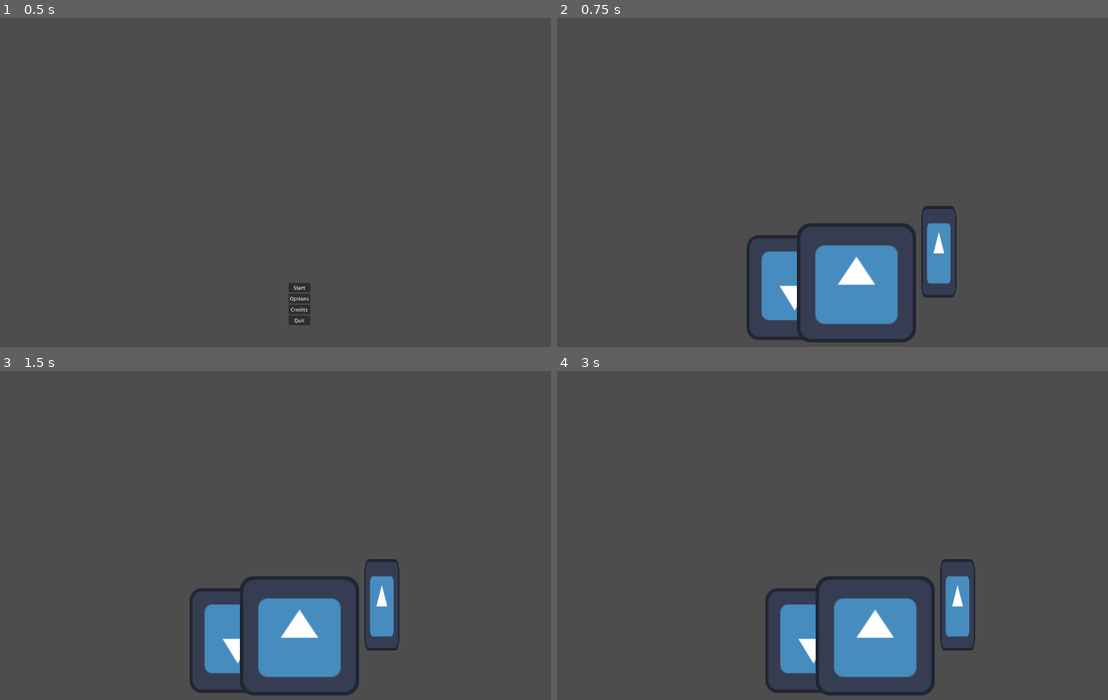
Above: before the commit, frames 1-4 (two rows, left to right).
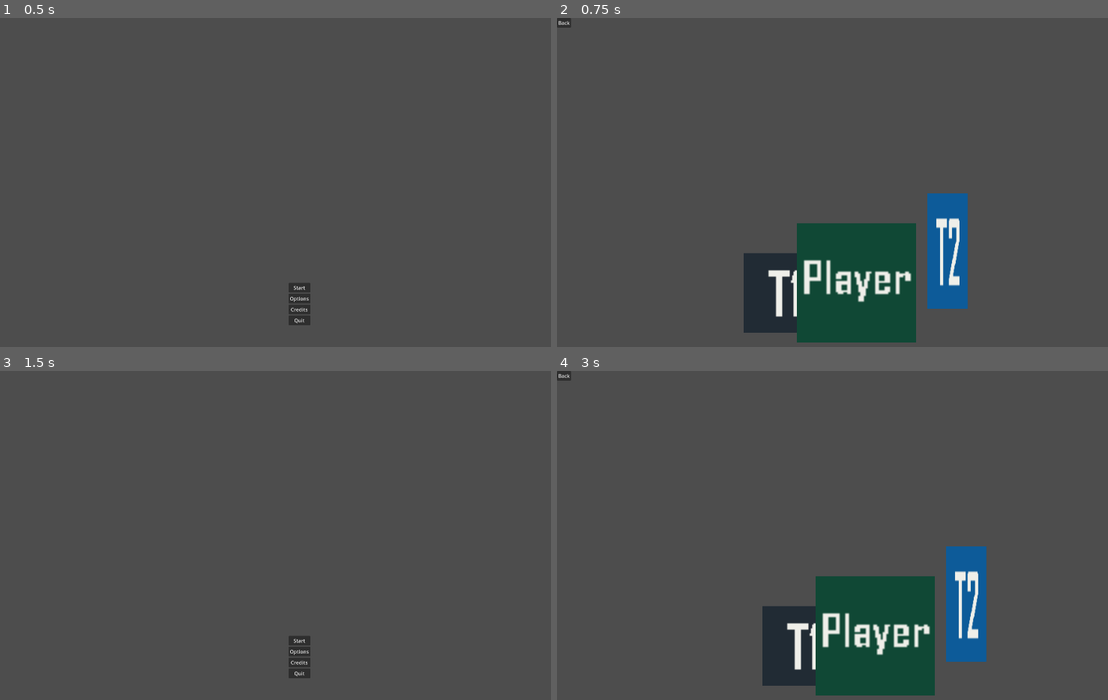
Above: after the commit, the same moments.

Repository: sentientfish/brackygamejam20251
Game: Godot game, scene res://scenes/menu.tscn
The game is run twice, just before and just after one commit, with the same random seed, the same clock (stepped at 60 frames per second) and the same inputs. The engine's default icon, where the game draws it, is replaced by a stand-in: a white triangle on a blue panel in a dark square.
Inputs (mouse positions are in pixels of both pictures, inside the frame that each line leads up to):
- Up to frame 1 (0.5 s): no input
- Up to frame 2 (0.75 s): click "Start" at 0.5 s
- Up to frame 3 (1.5 s): click (5, 374) at 1.25 s, where only the run after the commit has a clickable "Back"
- Up to frame 4 (3 s): click (854, 640) at 2 s, where only the run after the commit has a clickable "Start"; tap Enter at 2.75 s; hold D (move_right) from 2.78 s (still down)

Frame 1 is identical in both runs. In frame 2, 13% of the frame differs, in the area x 0-75%, y 0-99%; in frame 3, 7.3%; in frame 4, 13%, in the area x 0-78%, y 0-99%.

Commit message:
use temp sprites

Diff:
--- a/scenes/arena.tscn
+++ b/scenes/arena.tscn
@@ -1,8 +1,10 @@
-[gd_scene load_steps=2 format=3 uid="uid://cuaglt8wdr002"]
+[gd_scene load_steps=3 format=3 uid="uid://cuaglt8wdr002"]
 
 [ext_resource type="PackedScene" uid="uid://ch8wdr4iyy5qv" path="res://scenes/player.tscn" id="1_1kr8c"]
+[ext_resource type="Script" path="res://scripts/arena.gd" id="1_om0ey"]
 
 [node name="Arena" type="Node2D"]
+script = ExtResource("1_om0ey")
 
 [node name="MarginContainer" type="MarginContainer" parent="."]
 offset_right = 1920.0
@@ -10,4 +12,11 @@
 
 [node name="Player" parent="." instance=ExtResource("1_1kr8c")]
 position = Vector2(960, 850)
-scale = Vector2(3, 3)
+scale = Vector2(2, 2)
+
+[node name="ArenaBackButton" type="Button" parent="."]
+offset_right = 8.0
+offset_bottom = 8.0
+text = "Back"
+
+[connection signal="pressed" from="ArenaBackButton" to="." method="_on_arena_back_button_pressed"]
--- a/scenes/player.tscn
+++ b/scenes/player.tscn
@@ -1,10 +1,12 @@
-[gd_scene load_steps=6 format=3 uid="uid://ch8wdr4iyy5qv"]
+[gd_scene load_steps=8 format=3 uid="uid://ch8wdr4iyy5qv"]
 
-[ext_resource type="Texture2D" uid="uid://coj3nmqtni3n8" path="res://icon.svg" id="1_6b18e"]
 [ext_resource type="Script" path="res://scripts/player.gd" id="1_ndymx"]
+[ext_resource type="Texture2D" uid="uid://dgrrgxn2a68dh" path="res://assets/T1.png" id="2_b7svk"]
+[ext_resource type="Texture2D" uid="uid://do5e3pqn8482x" path="res://assets/T2.png" id="3_whgb4"]
+[ext_resource type="Texture2D" uid="uid://g0m7wo5kcem1" path="res://assets/Player.png" id="4_j8ytr"]
 
 [sub_resource type="RectangleShape2D" id="RectangleShape2D_xox8q"]
-size = Vector2(120, 119)
+size = Vector2(192, 192)
 
 [sub_resource type="Animation" id="Animation_4cd7i"]
 resource_name = "shield_block_up"
@@ -21,20 +23,20 @@
 [node name="Shield" type="Node2D" parent="."]
 
 [node name="ShieldSprite" type="Sprite2D" parent="Shield"]
-position = Vector2(-66, 5)
-scale = Vector2(0.804688, 0.875)
-texture = ExtResource("1_6b18e")
-flip_v = true
+position = Vector2(-117, 16)
+scale = Vector2(2, 2)
+texture = ExtResource("2_b7svk")
 
 [node name="Sword" type="Node2D" parent="."]
 
 [node name="SwordSprite" type="Sprite2D" parent="Sword"]
-position = Vector2(88, -33)
-scale = Vector2(0.289063, 0.765625)
-texture = ExtResource("1_6b18e")
+position = Vector2(146, -51)
+scale = Vector2(1, 2.89063)
+texture = ExtResource("3_whgb4")
 
 [node name="PlayerSprite" type="Sprite2D" parent="."]
-texture = ExtResource("1_6b18e")
+scale = Vector2(3, 3)
+texture = ExtResource("4_j8ytr")
 
 [node name="CollisionShape2D" type="CollisionShape2D" parent="."]
 shape = SubResource("RectangleShape2D_xox8q")
--- /dev/null
+++ b/scripts/arena.gd
@@ -0,0 +1,16 @@
+extends Node2D
+
+
+# Called when the node enters the scene tree for the first time.
+func _ready() -> void:
+	pass # Replace with function body.
+
+
+# Called every frame. 'delta' is the elapsed time since the previous frame.
+func _process(delta: float) -> void:
+	pass
+
+
+func _on_arena_back_button_pressed() -> void:
+	print("Arena Back Button Pressed!")
+	get_tree().change_scene_to_file("res://scenes/menu.tscn")
